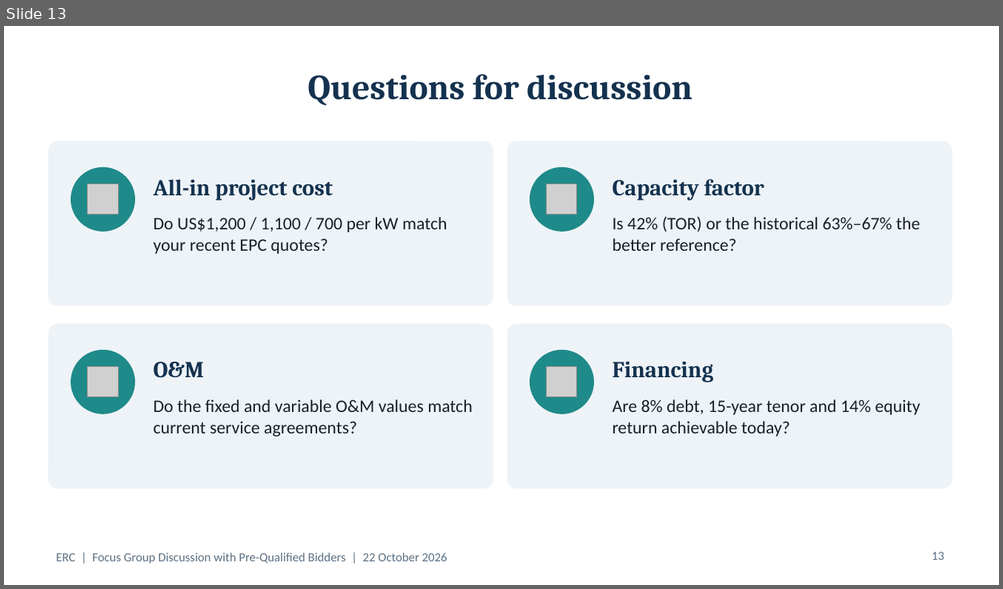
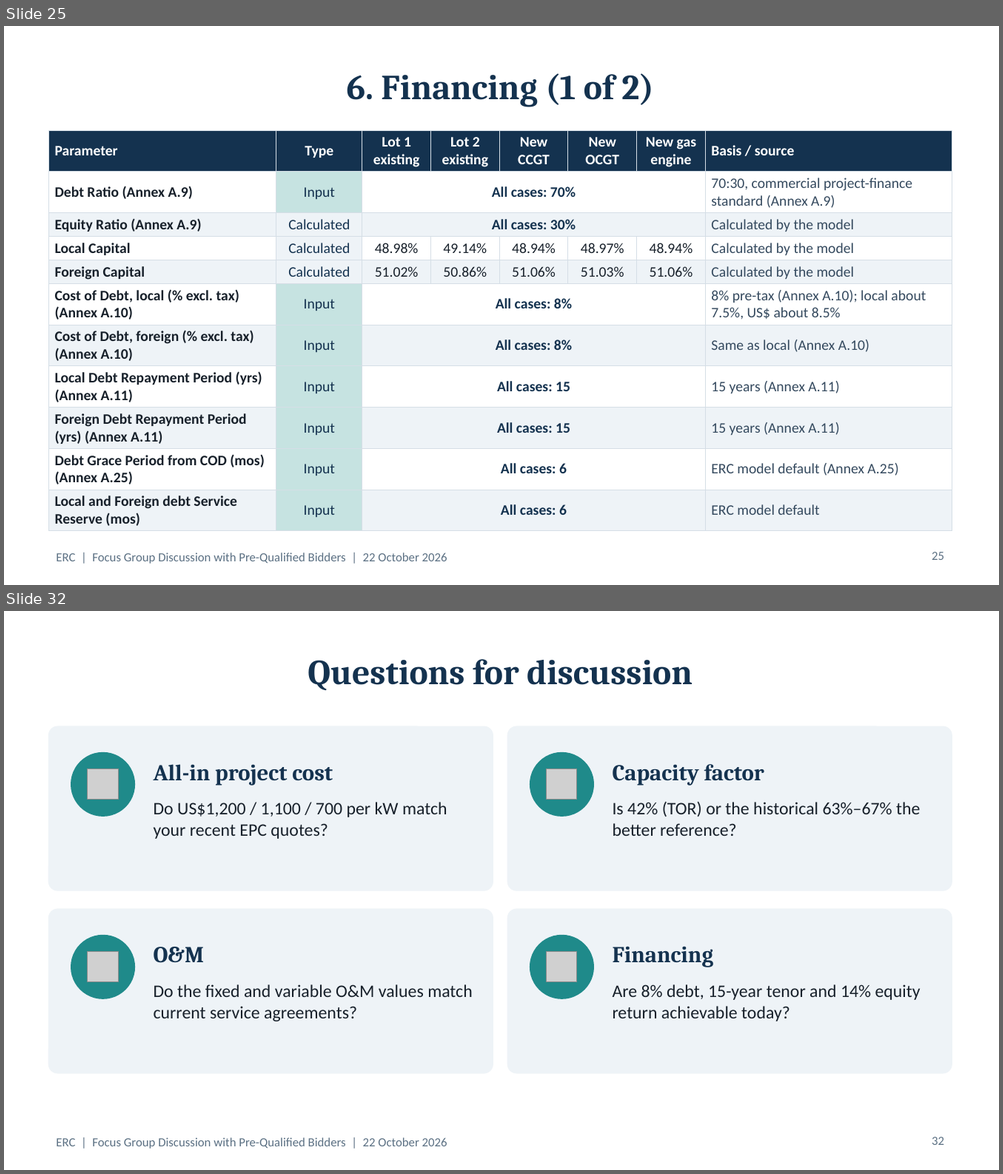
Before and after one commit to polyphase123/Midmerit, a slide deck: ERC_FGD_Model_Assumptions.pptx. Shown one above the other, each under a label of ours: slide 13 before the commit, slides 25 and 32 after it; the slides between them are not shown. The pictures are 1003x589 and 1003x1174 pixels, drawn with LibreOffice and Linux fonts; fonts in the diff are those of the drawing; grey boxes stand for pictures. Boxes give left, top, right and bottom in pixels: in the first picture for what was removed or moved away, otherwise in the second. Text is boxed around its words. In the diff, an @@ line names an element or a change of style, - is before the commit and + after.

```diff
--- a/ERC_FGD_Model_Assumptions.pptx
+++ b/ERC_FGD_Model_Assumptions.pptx
@@ slide 25 added at [4, 26, 999, 585], background #FFFFFF; not listed: 1 template element that a slide beside it also shows @@
@@ title added at [347, 73, 653, 107], 34 pt, text #14324F, bold @@
+6. Financing (1 of 2)
@@ table added at [48, 130, 951, 529], 11 rows, 8 columns @@
+Parameter | Type | Lot 1 existing | Lot 2 existing | New CCGT | New OCGT | New gas engine | Basis / source
+Debt Ratio (Annex A.9) | Input | All cases: 70% |  |  |  |  | 70:30, commercial project-finance standard (Annex A.9)
+Equity Ratio (Annex A.9) | Calculated | All cases: 30% |  |  |  |  | Calculated by the model
+Local Capital | Calculated | 48.98% | 49.14% | 48.94% | 48.97% | 48.94% | Calculated by the model
+Foreign Capital | Calculated | 51.02% | 50.86% | 51.06% | 51.03% | 51.06% | Calculated by the model
+Cost of Debt, local (% excl. tax) (Annex A.10) | Input | All cases: 8% |  |  |  |  | 8% pre-tax (Annex A.10); local about 7.5%, US$ about 8.5%
+Cost of Debt, foreign (% excl. tax) (Annex A.10) | Input | All cases: 8% |  |  |  |  | Same as local (Annex A.10)
+Local Debt Repayment Period (yrs) (Annex A.11) | Input | All cases: 15 |  |  |  |  | 15 years (Annex A.11)
+Foreign Debt Repayment Period (yrs) (Annex A.11) | Input | All cases: 15 |  |  |  |  | 15 years (Annex A.11)
+Debt Grace Period from COD (mos) (Annex A.25) | Input | All cases: 6 |  |  |  |  | ERC model default (Annex A.25)
+Local and Foreign debt Service Reserve (mos) | Input | All cases: 6 |  |  |  |  | ERC model default
@@ page number added at [931, 552, 944, 560], 12 pt, text #5B7083 @@
+25
@@ what was slide 13 is now slide 32 @@
@@ page number at [931, 1137, 944, 1145]: text changed @@
-13
+32
```
Also in this commit, not shown: 18 other slides added.
